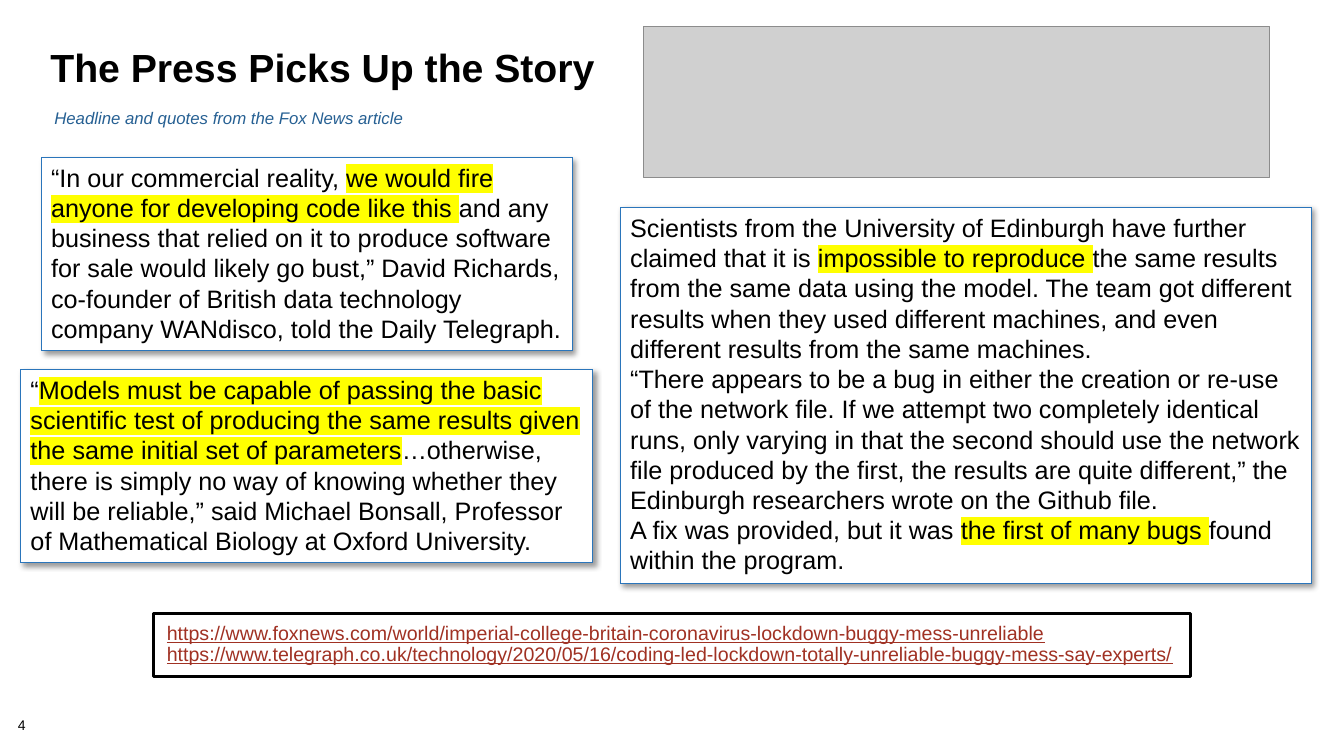
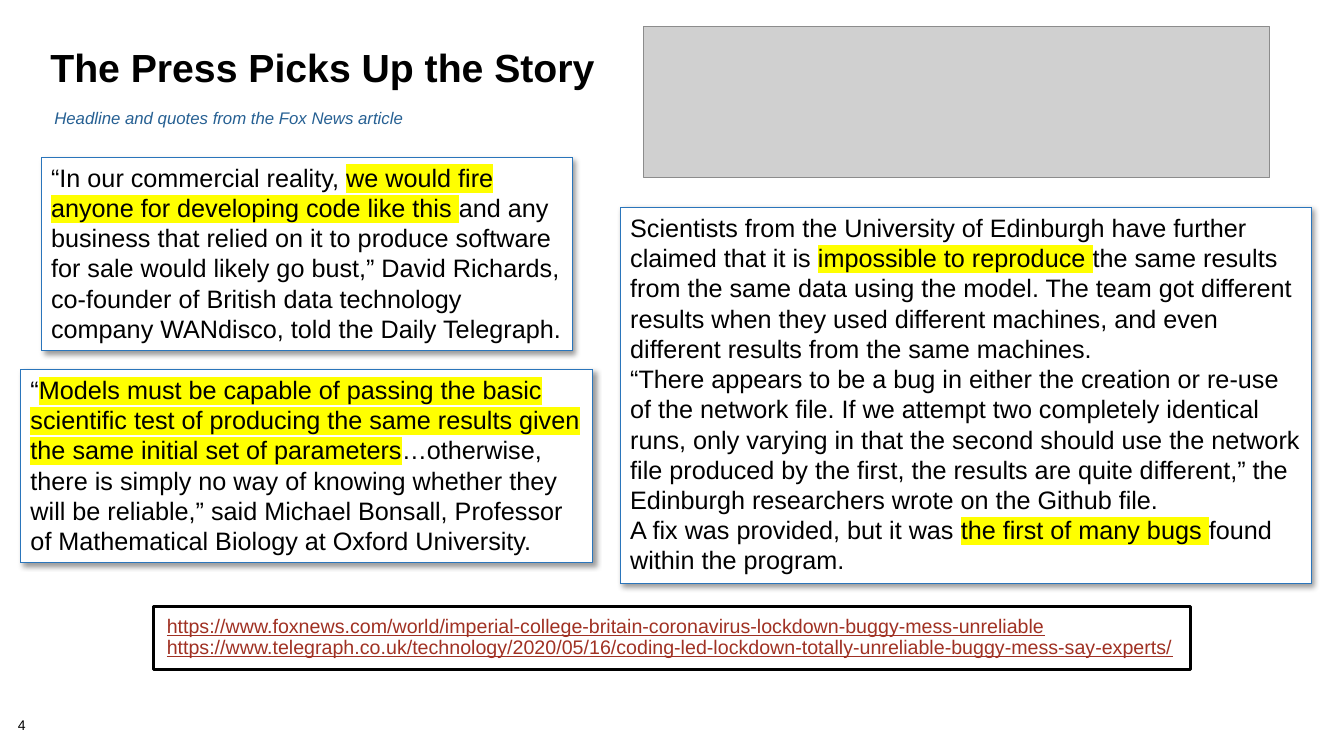
Before and after one commit to bssw-tutorial/presentations, a slide deck: slide 4 of summary.pptx. Drawn at 1344x756 pixels with LibreOffice and Linux fonts; fonts in the diff are those of the drawing; grey boxes stand for pictures; background and template pictures are left out. Boxes give left, top, right and bottom in pixels: in the first picture for what was removed or moved away, otherwise in the second. Text is boxed around its words. In the diff, an @@ line names an element or a change of style, - is before the commit and + after.

```diff
--- a/summary.pptx
+++ b/summary.pptx
@@ rectangle "https://www.foxnews.com/world/imperial-college-britain-coron ...": place and size @@
-rectangle "https://www.foxnews.com/world/imperial-college-britain-coron ..." at (153, 613, 1190, 677)
+rectangle "https://www.foxnews.com/world/imperial-college-britain-coron ..." at (153, 606, 1190, 669)
```
Also in this commit, not shown: 1 other slide changed, 3 other files.
